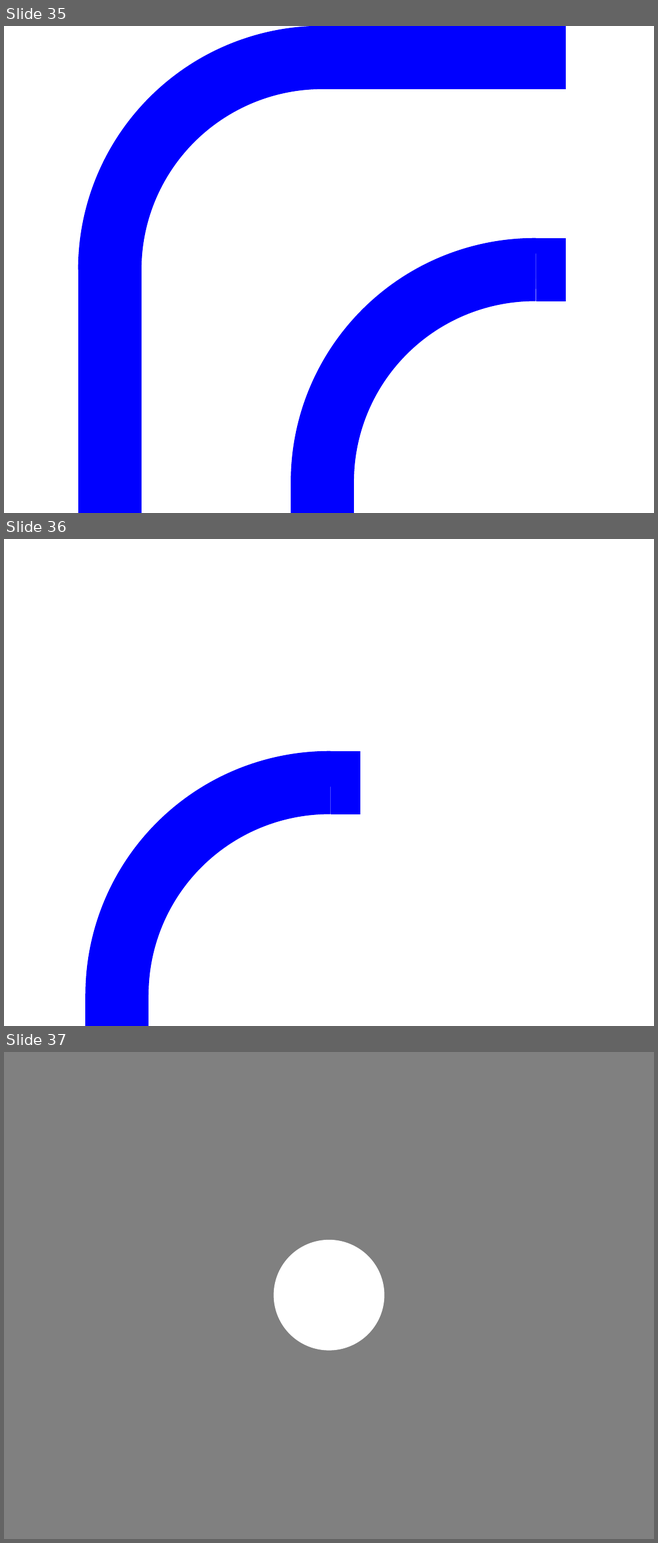
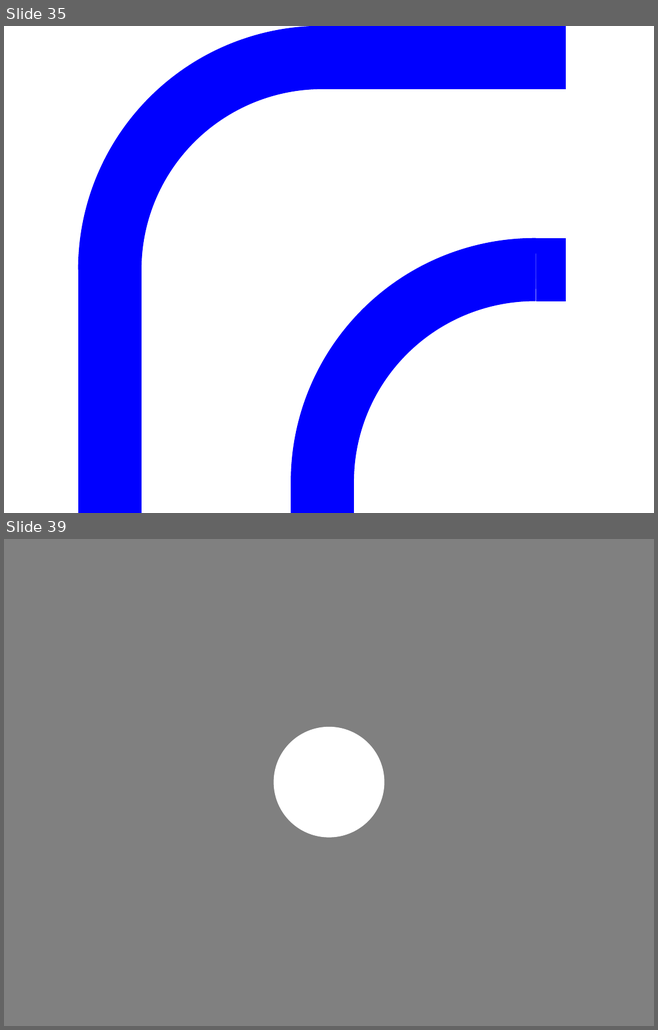
Before and after one commit to Nick-Mazuk/Pacman, a slide deck: Pictures/Pictures.pptx. Shown one above the other, each under a label of ours: slides 35, 36 and 37 before the commit, slides 35 and 39 after it; the slides between them are not shown. The pictures are 658x1543 and 658x1030 pixels, drawn with LibreOffice and Linux fonts; fonts in the diff are those of the drawing. Boxes give left, top, right and bottom in pixels: in the first picture for what was removed or moved away, otherwise in the second. Text is boxed around its words. In the diff, an @@ line names an element or a change of style, - is before the commit and + after.

```diff
--- a/Pictures/Pictures.pptx
+++ b/Pictures/Pictures.pptx
@@ slide 36 removed at [4, 539, 654, 1026], background #FFFFFF @@
@@ arch (boxed as its full ring) removed at [86, 751, 573, 1026] @@
@@ line removed from (330, 783) to (361, 783) @@
@@ line removed from (117, 994) to (117, 1026) @@
@@ what was slide 37 is now slide 39 @@
```
Also in this commit, not shown: 4 slides added.
